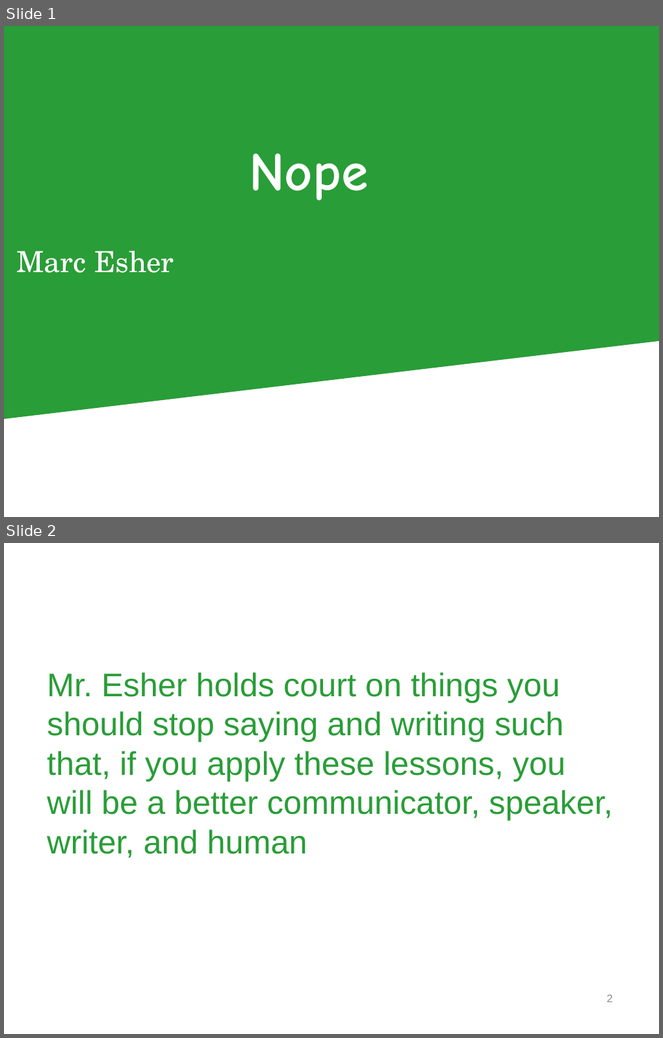
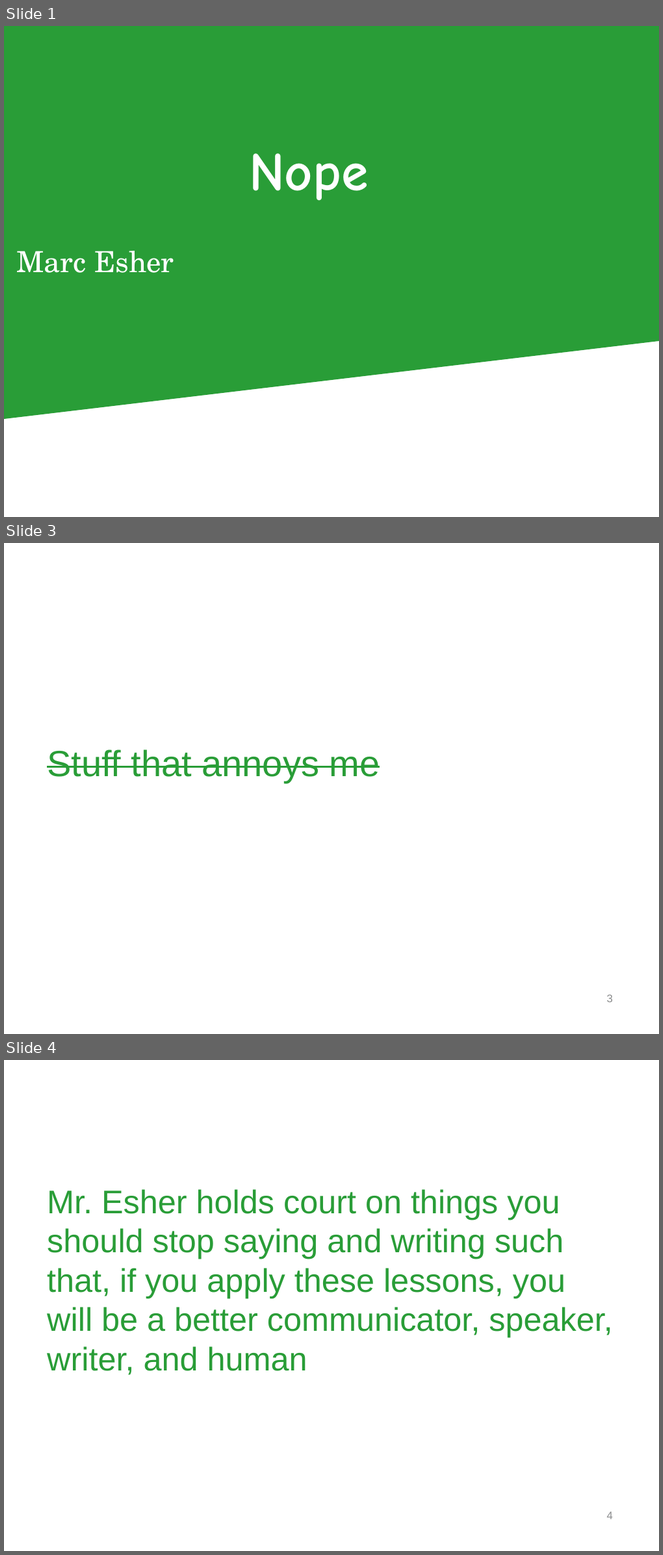
Before and after one commit to marcesher/learn, a slide deck: presentations/lightning_talk_nope.pptx. Shown one above the other, each under a label of ours: slides 1 and 2 before the commit, slides 1, 3 and 4 after it; the slides between them are not shown. The pictures are 663x1038 and 663x1555 pixels, drawn with LibreOffice and Linux fonts; fonts in the diff are those of the drawing; background and template pictures are left out. Boxes give left, top, right and bottom in pixels: in the first picture for what was removed or moved away, otherwise in the second. Text is boxed around its words. In the diff, an @@ line names an element or a change of style, - is before the commit and + after.

```diff
--- a/presentations/lightning_talk_nope.pptx
+++ b/presentations/lightning_talk_nope.pptx
@@ slide 3 added at [4,543,659,1034], background #FFFFFF @@
@@ title added at [47,750,380,783], 40 pt, text #299D37, strikethrough @@
+Stuff that annoys me
@@ page number added at [607,995,613,1003], 12 pt, text #8C8C8D @@
+3
@@ what was slide 2 is now slide 4 @@
@@ page number at [607,1512,613,1520]: text changed @@
-2
+4
```
Also in this commit, not shown: 2 other slides added, 1 other file.
